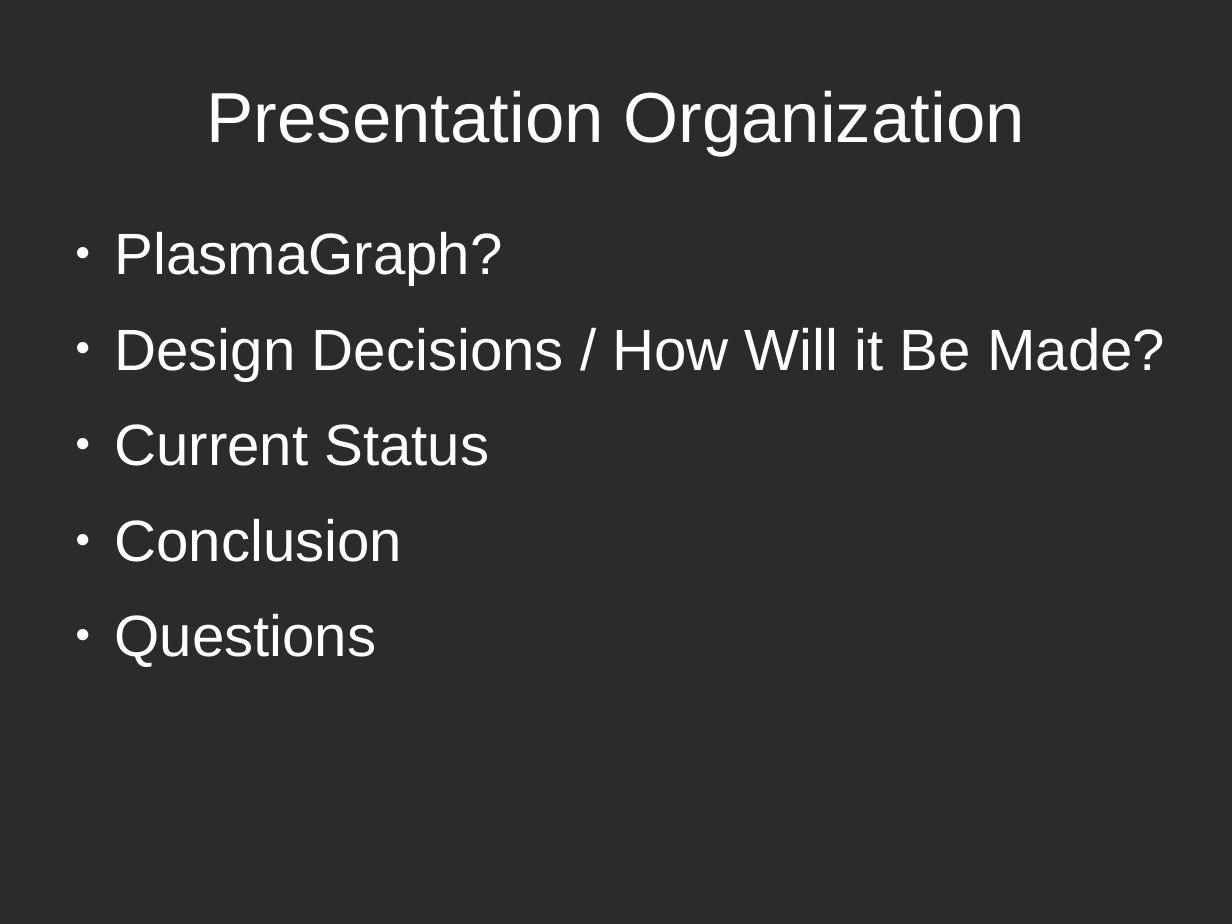
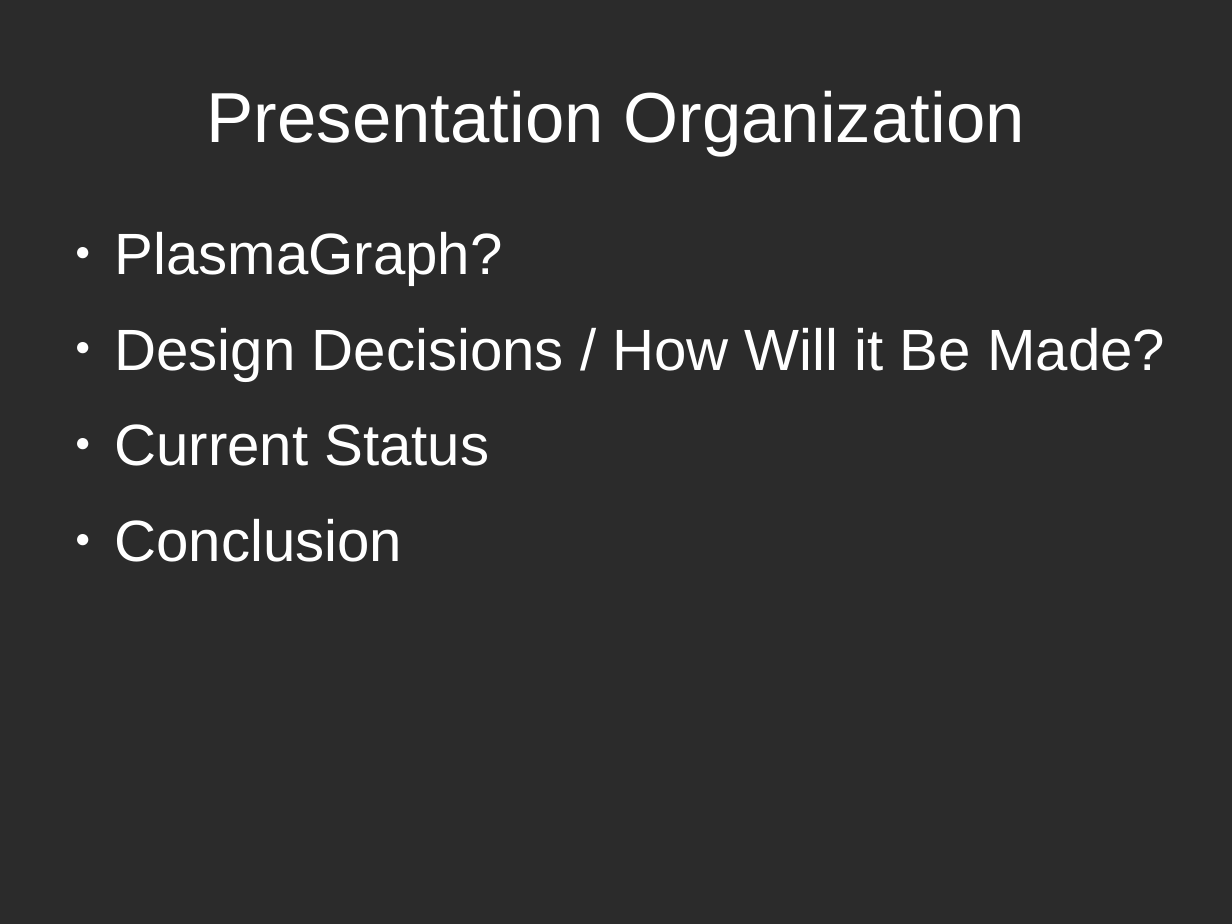
Before and after one commit to plasmavisgroup/PlasmaGraph, a slide deck: slide 2 of specs/Presentaciones/Presentacion de Mitad/Mid-Project Presentation.odp. Drawn at 1232x924 pixels with LibreOffice and Linux fonts; fonts in the diff are those of the drawing; background and template pictures are left out; a plain dark background stands for a picture behind light text. Boxes give left, top, right and bottom in pixels: in the first picture for what was removed or moved away, otherwise in the second. Text is boxed around its words. In the diff, an @@ line names an element or a change of style, - is before the commit and + after.

```diff
--- a/specs/Presentaciones/Presentacion de Mitad/Mid-Project Presentation.odp
+++ b/specs/Presentaciones/Presentacion de Mitad/Mid-Project Presentation.odp
@@ text at (114,614,376,667): paragraph removed @@
-● Questions
```
Also in this commit, not shown: 2 other slides changed, 4 slides added, 2 slides removed, 17 other files.
